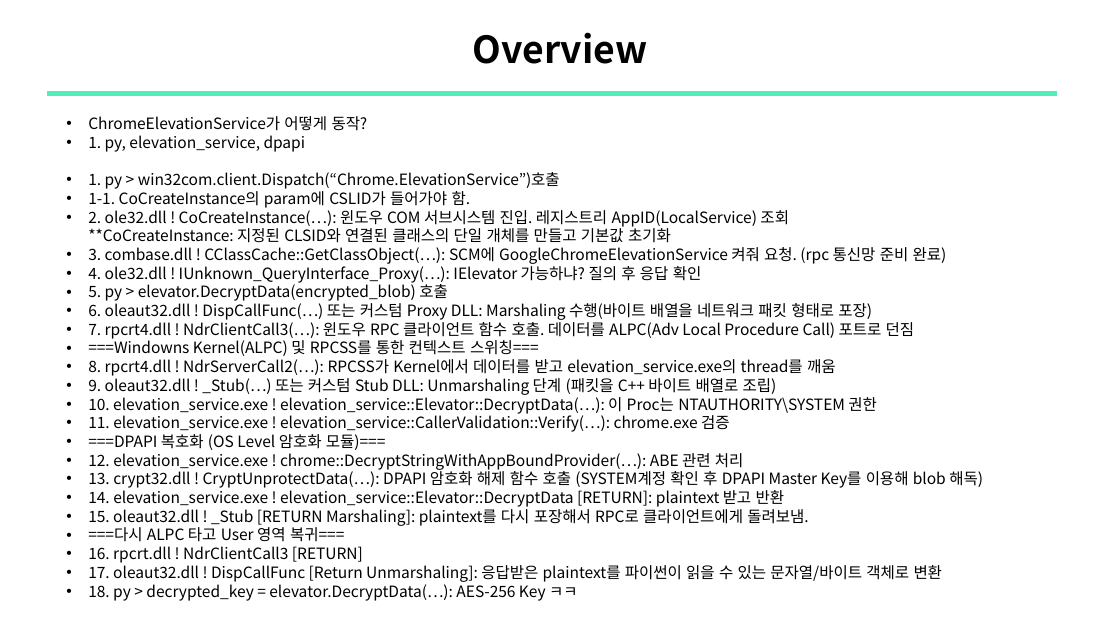
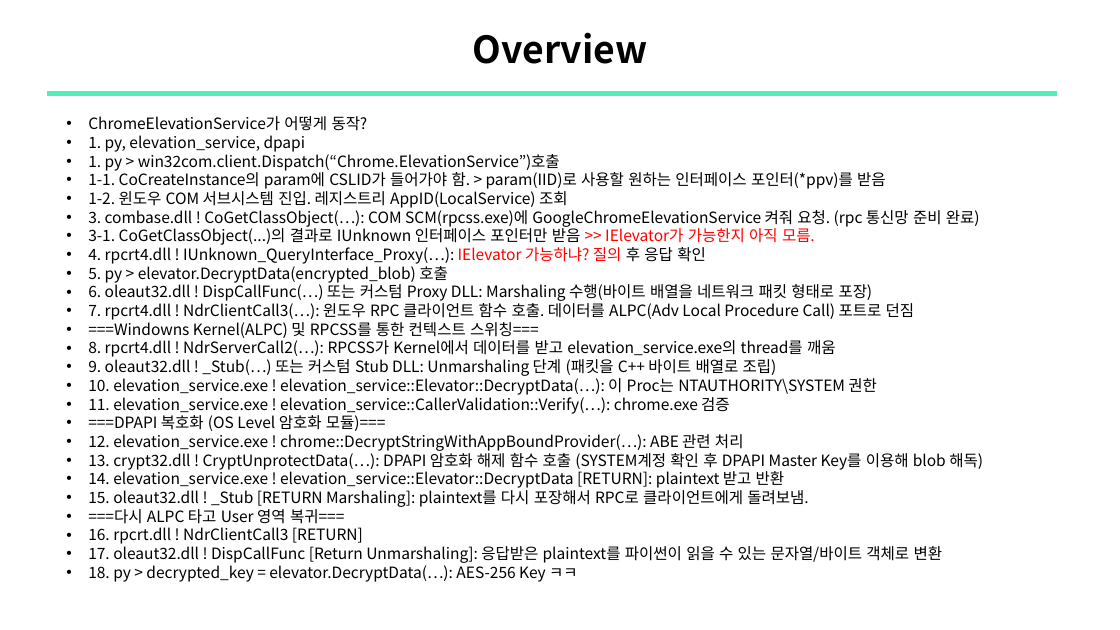
Before and after one commit to sewonpark292/SSL-Seminar, a slide deck: slide 3 of 16_COMrade_ABE_Analysis.pptx (slide 4 before the commit). Drawn at 1120x630 pixels with LibreOffice and Linux fonts; fonts in the diff are those of the drawing. Boxes give left, top, right and bottom in pixels: in the first picture for what was removed or moved away, otherwise in the second. Text is boxed around its words. In the diff, an @@ line names an element or a change of style, - is before the commit and + after.

```diff
--- a/16_COMrade_ABE_Analysis.pptx
+++ b/16_COMrade_ABE_Analysis.pptx
@@ text at [88, 170, 980, 264]: text changed @@
-    • 1-1. CoCreateInstance의 param에 CSLID가 들어가야 함.
-    • 2. ole32.dll ! CoCreateInstance(…): 윈도우 COM 서브시스템 진입. 레지스트리 AppID(LocalService) 조회
-      **CoCreateInstance: 지정된 CLSID와 연결된 클래스의 단일 개체를 만들고 기본값 초기화
-    • 3. combase.dll ! CClassCache::GetClassObject(…): SCM에 GoogleChromeElevationService 켜줘 요청. (rpc 통신망 준비 완료)
-    • 4. ole32.dll ! IUnknown_QueryInterface_Proxy(…): IElevator 가능하냐? 질의 후 응답 확인
+    • 1-1. CoCreateInstance의 param에 CSLID가 들어가야 함. > param(IID)로 사용할 원하는 인터페이스 포인터(*ppv)를 받음
+    • 1-2. 윈도우 COM 서브시스템 진입. 레지스트리 AppID(LocalService) 조회
+    • 3. combase.dll ! CoGetClassObject(…): COM SCM(rpcss.exe)에 GoogleChromeElevationService 켜줘 요청. (rpc 통신망 준비 완료)
+    • 3-1. CoGetClassObject(...)의 결과로 IUnknown 인터페이스 포인터만 받음 >> IElevator가 가능한지 아직 모름.
+    • 4. rpcrt4.dll ! IUnknown_QueryInterface_Proxy(…): IElevator 가능하냐? 질의 후 응답 확인
```
Also in this commit, not shown: 5 other slides changed, 5 slides added, 2 slides removed.
